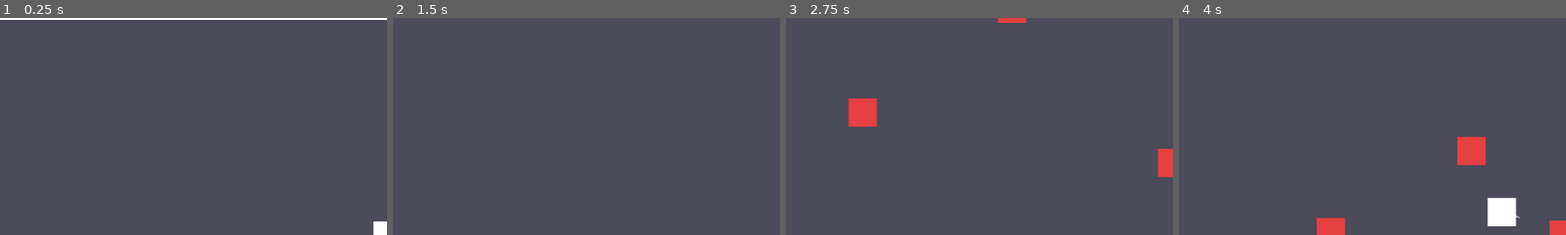
Above: before the commit, frames 1-4 (left to right).
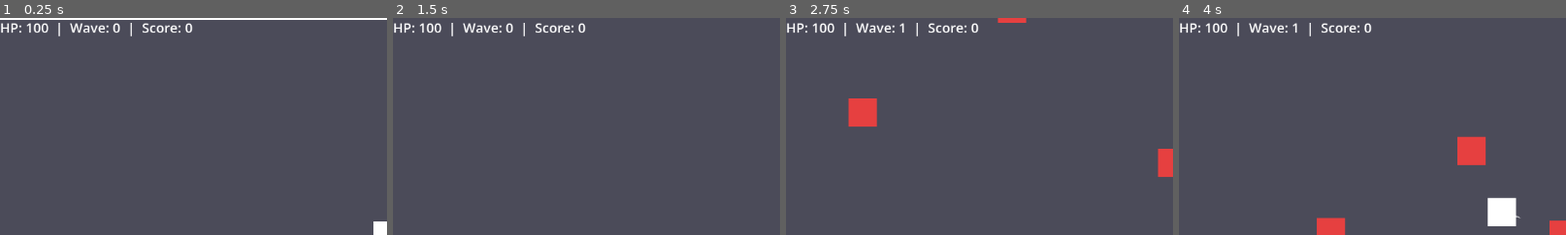
Above: after the commit, the same moments.

Repository: champSTK/the-casual-magnus-circle
Game: Godot game, scene res://Main.tscn
Two runs of this game, one before a commit and one after it. Both use one fixed random seed, a clock stepped at 60 frames per second and the inputs below.
Inputs (mouse positions are % of the whole screen's width and height, from its top left):
- Up to frame 1 (0.25 s): no input
- Up to frame 2 (1.5 s): tap Enter (ui_accept) at 0.5, 0.77 s; move the mouse to (72, 45) at 0.52 s; hold Right (ui_right) 0.53-1.28 s; click (72, 45) at 0.67 s; move the mouse to (30, 55) at 1.27 s; hold Down (ui_down) from 1.28 s (still down); click (30, 55) at 1.42 s
- Up to frame 3 (2.75 s): tap Enter (ui_accept) at 1.52 s; move the mouse to (60, 28) at 2.02 s; release Down (ui_down) at 2.03 s; hold Right (ui_right) from 2.03 s (still down); click (60, 28) at 2.17 s
- Up to frame 4 (4 s): move the mouse to (45, 70) at 2.77 s; release Right (ui_right) at 2.78 s; hold Up (ui_up) 2.78-3.53 s; click (45, 70) at 2.92 s; tap Enter (ui_accept) at 3.02, 3.77 s; move the mouse to (80, 65) at 3.52 s; hold Left (ui_left) from 3.53 s (still down); click (80, 65) at 3.67 s
The pictures show only the part of the screen within x 0-50%, y 0-50%; the shares and areas given below are measured in that part.

The runs differ from the first frame. In frame 1, 0.9% of the frame differs, in the area x 0-50%, y 2-9%; in frame 2, 0.9%; in frame 3, 0.9%; in frame 4, 0.9%.

Commit message:
v2 more accurate gestures

Diff:
--- a/Main.tscn
+++ b/Main.tscn
@@ -99,16 +99,9 @@
 [node name="HUD" type="CanvasLayer" parent="." unique_id=393088375]
 
 [node name="Label" type="Label" parent="HUD" unique_id=73812487]
-anchors_preset = 1
-anchor_left = 1.0
-anchor_right = 1.0
-offset_left = -1452.0
-offset_top = 12.0
-offset_right = -1412.0
-offset_bottom = 35.0
-grow_horizontal = 0
+offset_right = 40.0
+offset_bottom = 28.0
 theme_override_font_sizes/font_size = 20
-text = "adda"
 
 [node name="GameOverLabel" type="Label" parent="HUD" unique_id=715065]
 visible = false
--- a/enemies/Enemybase.gd
+++ b/enemies/Enemybase.gd
@@ -24,6 +24,8 @@
 var _is_dead:           bool            = false
 var _separation_force:  Vector2         = Vector2.ZERO
 var _target_offset:     Vector2         = Vector2.ZERO
+
+var target_offset: Vector2 = Vector2.ZERO
 
 func _ready() -> void:
 	current_hp     = max_hp
--- a/enemies/Ranged.tscn
+++ b/enemies/Ranged.tscn
@@ -6,6 +6,7 @@
 radius = 12.0
 
 [node name="Ranged" type="CharacterBody2D" unique_id=1648002827]
+collision_layer = 2
 script = ExtResource("1_4fq46")
 
 [node name="CollisionShape2D" type="CollisionShape2D" parent="." unique_id=1831911348]
--- a/enemies/Tank.gd
+++ b/enemies/Tank.gd
@@ -7,6 +7,8 @@
 @export var charge_interval: float = 4.0
 @export var charge_duration: float = 0.6
 @export var charge_damage:   int   = 25
+
+@export var stop_distance: float = 60.0   # 🔥 NEW (prevents sticking)
 
 var _charge_timer:   float   = 2.0
 var _charging:       bool    = false
@@ -30,12 +32,25 @@
 		_charge_elapsed += delta
 		if _charge_elapsed >= charge_duration:
 			_end_charge()
+
 	super._physics_process(delta)
 
 func compute_velocity(_delta: float) -> Vector2:
 	if _charging:
 		return _charge_dir * charge_speed
-	return get_player_direction() * move_speed
+
+	# 🔥 Use offset target (prevents clumping)
+	var target_pos = player.global_position + target_offset
+	var to_target = target_pos - global_position
+	var dist = to_target.length()
+
+	# 🔥 Smooth slowdown near player
+	var speed_factor = clamp(dist / stop_distance, 0.0, 1.0)
+
+	if dist > 5.0:
+		return to_target.normalized() * move_speed * speed_factor
+	else:
+		return Vector2.ZERO
 
 func _start_charge() -> void:
 	_charging       = true
--- a/enemies/Tank.tscn
+++ b/enemies/Tank.tscn
@@ -6,6 +6,7 @@
 radius = 19.0
 
 [node name="Tank" type="CharacterBody2D" unique_id=299466013]
+collision_layer = 2
 script = ExtResource("1_tk45v")
 
 [node name="CollisionShape2D" type="CollisionShape2D" parent="." unique_id=2060092348]
--- a/systems/GestureRecognizer.gd
+++ b/systems/GestureRecognizer.gd
@@ -1,183 +1,103 @@
-## GestureRecognizer.gd
-## Analyzes mouse positions and classifies the gesture into:
-##   "line", "zigzag", "triangle", "circle", "scribble"
-
 extends Node
 
-const MIN_POINTS:      int   = 8
-const RESAMPLE_COUNT:  int   = 32
-const SAMPLE_DISTANCE: float = 6.0
+const DEBUG = true
 
-var _raw_points: Array[Vector2] = []
+var _points: Array[Vector2] = []
 
-# ── API ───────────────────────────────────────────────────────
-func start_drawing(first_point: Vector2) -> void:
-	_raw_points.clear()
-	_raw_points.append(first_point)
+# ── INPUT ─────────────────────────────
 
-func add_point(pos: Vector2) -> void:
-	if _raw_points.is_empty():
-		_raw_points.append(pos)
+func start_drawing(pos: Vector2):
+	_points.clear()
+	_points.append(pos)
+
+func add_point(pos: Vector2):
+	if _points.is_empty():
 		return
-	if pos.distance_to(_raw_points[-1]) >= SAMPLE_DISTANCE:
-		_raw_points.append(pos)
 
-func clear() -> void:
-	_raw_points.clear()
+	if pos.distance_to(_points[-1]) > 5:
+		_points.append(pos)
+
+func clear():
+	_points.clear()
+
+# ── MAIN RECOGNITION ──────────────────
 
 func recognize() -> String:
-	if _raw_points.size() < MIN_POINTS:
+	if _points.size() < 5:
 		return ""
 
-	# _resample returns Array[Vector2] but typed as Array for scorer compat
-	var pts: Array[Vector2] = _resample(_raw_points, RESAMPLE_COUNT)
+	var start: Vector2 = _points[0]
+	var end: Vector2 = _points[-1]
 
-	var score_circle:   float = _score_circle(pts)
-	var score_triangle: float = _score_triangle(pts)
-	var score_zigzag:   float = _score_zigzag(pts)
-	var score_line:     float = _score_line(pts)
-	var score_scribble: float = _score_scribble(pts)
+	var total_len: float = _path_length(_points)
+	var direct_len: float = start.distance_to(end)
 
-	# Find best above threshold
-	var best_name:  String = ""
-	var best_score: float  = 0.5
+	var closure: float = start.distance_to(end)
+	var turns: int = _count_direction_changes(_points)
+	var rotation: float = _total_rotation(_points)
 
-	if score_circle > best_score:
-		best_score = score_circle
-		best_name  = "circle"
-	if score_triangle > best_score:
-		best_score = score_triangle
-		best_name  = "triangle"
-	if score_zigzag > best_score:
-		best_score = score_zigzag
-		best_name  = "zigzag"
-	if score_line > best_score:
-		best_score = score_line
-		best_name  = "line"
-	if score_scribble > best_score:
-		best_score = score_scribble
-		best_name  = "scribble"
+	if DEBUG:
+		print("len:", total_len, " direct:", direct_len, " closure:", closure, " turns:", turns, " rot:", rotation)
 
-	return best_name
+	# ── CIRCLE ───────────────────────
+	if total_len <2000 and closure < 200 and rotation > 6.0 and turns == 0:
+		return "circle"
 
-# ── Scorers ───────────────────────────────────────────────────
-func _score_circle(pts: Array[Vector2]) -> float:
-	var center: Vector2 = _centroid(pts)
-	var avg_r:  float   = 0.0
-	for p: Vector2 in pts:
-		avg_r += p.distance_to(center)
-	avg_r /= float(pts.size())
+	# ── LINE ─────────────────────────
+	if total_len <1000 and direct_len > 100 and turns <= 1:
+		return "line"
 
-	if avg_r < 15.0:
-		return 0.0
+	# ── TRIANGLE ─────────────────────
+	if total_len >1200 and closure < 310 and turns > 2 and turns <= 4:
+		return "triangle"
 
-	var var_r: float = 0.0
-	for p: Vector2 in pts:
-		var d: float = p.distance_to(center) - avg_r
-		var_r += d * d
-	var_r /= float(pts.size())
+	# ── ZIGZAG ───────────────────────
+	if turns == 4 or turns ==5:
+		return "zigzag"
 
-	var close: float         = pts[0].distance_to(pts[-1]) / (avg_r * 2.0)
-	var radius_score: float  = clampf(1.0 - var_r / (avg_r * avg_r * 0.5), 0.0, 1.0)
-	var closure_score: float = clampf(1.0 - close * 1.5, 0.0, 1.0)
-	return (radius_score * 0.6 + closure_score * 0.4)
+	# ── SCRIBBLE ─────────────────────
+	if total_len > 4000:
+		return "scribble"
 
-func _score_triangle(pts: Array[Vector2]) -> float:
-	var corners: int    = _find_corners(pts, 45.0)
-	if corners < 2 or corners > 5:
-		return 0.0
-	var circle_s: float = _score_circle(pts)
-	if circle_s > 0.65:
-		return 0.0
-	return clampf(0.5 + (1.0 - absf(float(corners) - 3.0) / 3.0) * 0.5, 0.0, 1.0)
+	return ""
 
-func _score_zigzag(pts: Array[Vector2]) -> float:
-	var corners: int    = _find_corners(pts, 40.0)
-	if corners < 3:
-		return 0.0
-	var tri_s: float    = _score_triangle(pts)
-	if tri_s > 0.70:
-		return 0.0
-	return clampf(float(corners) / 10.0, 0.0, 1.0)
+# ── HELPERS ──────────────────────────
 
-func _score_line(pts: Array[Vector2]) -> float:
-	var straight: float  = pts[0].distance_to(pts[-1])
-	var total: float     = _path_length(pts)
-	if total < 30.0:
-		return 0.0
-	var ratio: float        = straight / total
-	var corners: int        = _find_corners(pts, 35.0)
-	var linearity: float    = clampf(ratio, 0.0, 1.0)
-	var straightness: float = clampf(1.0 - float(corners) / 4.0, 0.0, 1.0)
-	return (linearity * 0.7 + straightness * 0.3)
+func _path_length(points: Array[Vector2]) -> float:
+	var len: float = 0.0
+	for i in range(1, points.size()):
+		len += points[i - 1].distance_to(points[i])
+	return len
 
-func _score_scribble(pts: Array[Vector2]) -> float:
-	var bbox: Vector2  = _bounding_box(pts)
-	var area: float    = bbox.x * bbox.y
-	if area < 100.0:
-		return 0.0
-	var total: float   = _path_length(pts)
-	var density: float = clampf(total / (area + 1.0) * 40.0, 0.0, 1.0)
-	var corners: int   = _find_corners(pts, 30.0)
-	var chaos: float   = clampf(float(corners) / 12.0, 0.0, 1.0)
-	return (density * 0.5 + chaos * 0.5)
+func _count_direction_changes(points: Array[Vector2]) -> int:
+	var changes: int = 0
 
-# ── Helpers ───────────────────────────────────────────────────
-func _resample(points: Array[Vector2], count: int) -> Array[Vector2]:
-	if points.size() <= 1:
-		var copy: Array[Vector2] = []
-		copy.assign(points)
-		return copy
-	var total: float    = _path_length(points)
-	var interval: float = total / float(count - 1)
-	var result: Array[Vector2] = [points[0]]
-	var accumulated: float = 0.0
-	var i: int = 1
-	while i < points.size() and result.size() < count:
-		var d: float = points[i - 1].distance_to(points[i])
-		if accumulated + d >= interval:
-			var t: float    = (interval - accumulated) / d
-			var np: Vector2 = points[i - 1].lerp(points[i], t)
-			result.append(np)
-			accumulated = 0.0
-			i -= 1
-		else:
-			accumulated += d
-		i += 1
-	if result.size() < count:
-		result.append(points[-1])
-	return result
+	for i in range(2, points.size()):
+		var a = (points[i - 1] - points[i - 2]).normalized()
+		var b = (points[i] - points[i - 1]).normalized()
 
-func _path_length(pts: Array[Vector2]) -> float:
-	var l: float = 0.0
-	for i: int in range(1, pts.size()):
-		l += pts[i - 1].distance_to(pts[i])
-	return l
+		if a.length() < 0.01 or b.length() < 0.01:
+			continue
 
-func _centroid(pts: Array[Vector2]) -> Vector2:
-	var c: Vector2 = Vector2.ZERO
-	for p: Vector2 in pts:
-		c += p
-	return c / float(pts.size())
+		var dot = a.dot(b)
 
-func _bounding_box(pts: Array[Vector2]) -> Vector2:
-	var mn: Vector2 = pts[0]
-	var mx: Vector2 = pts[0]
-	for p: Vector2 in pts:
-		mn = mn.min(p)
-		mx = mx.max(p)
-	return mx - mn
+		# sharp turn
+		if dot < 0.5:
+			changes += 1
 
-func _find_corners(pts: Array[Vector2], angle_threshold: float) -> int:
-	if pts.size() < 3:
-		return 0
-	var count: int = 0
-	for i: int in range(1, pts.size() - 1):
-		var d1: Vector2 = (pts[i]     - pts[i - 1]).normalized()
-		var d2: Vector2 = (pts[i + 1] - pts[i]).normalized()
-		if d1.length() < 0.001 or d2.length() < 0.001:
+	return changes
+
+func _total_rotation(points: Array[Vector2]) -> float:
+	var total: float = 0.0
+
+	for i in range(2, points.size()):
+		var a = (points[i - 1] - points[i - 2])
+		var b = (points[i] - points[i - 1])
+
+		if a.length() < 0.01 or b.length() < 0.01:
 			continue
-		var angle: float = rad_to_deg(acos(clampf(d1.dot(d2), -1.0, 1.0)))
-		if angle > angle_threshold:
-			count += 1
-	return count
+
+		var angle = atan2(a.cross(b), a.dot(b))
+		total += angle
+
+	return abs(total)
